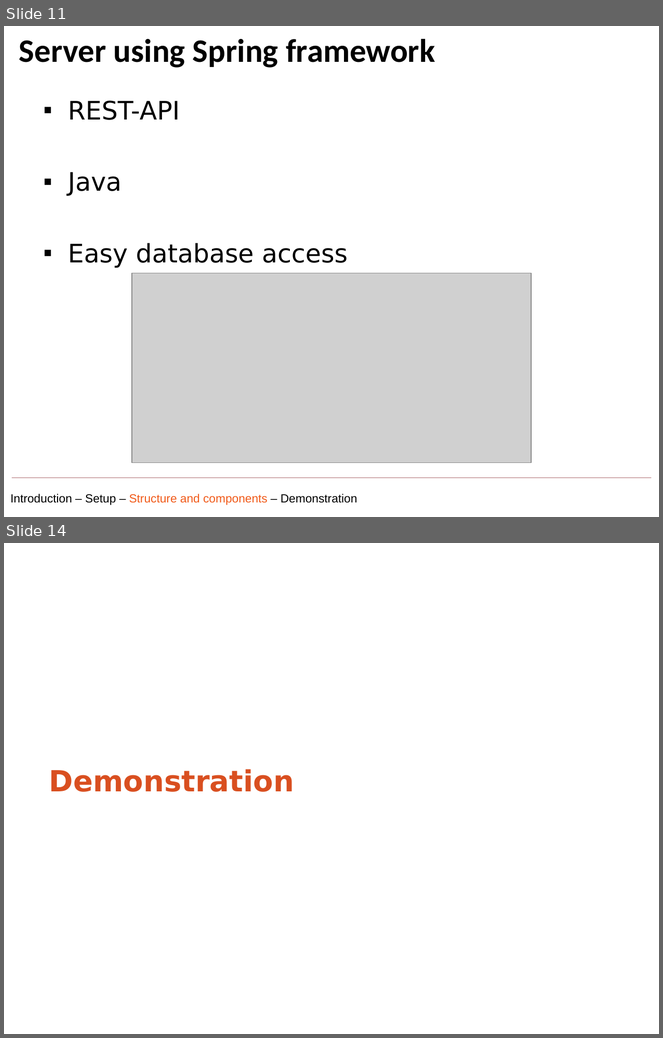
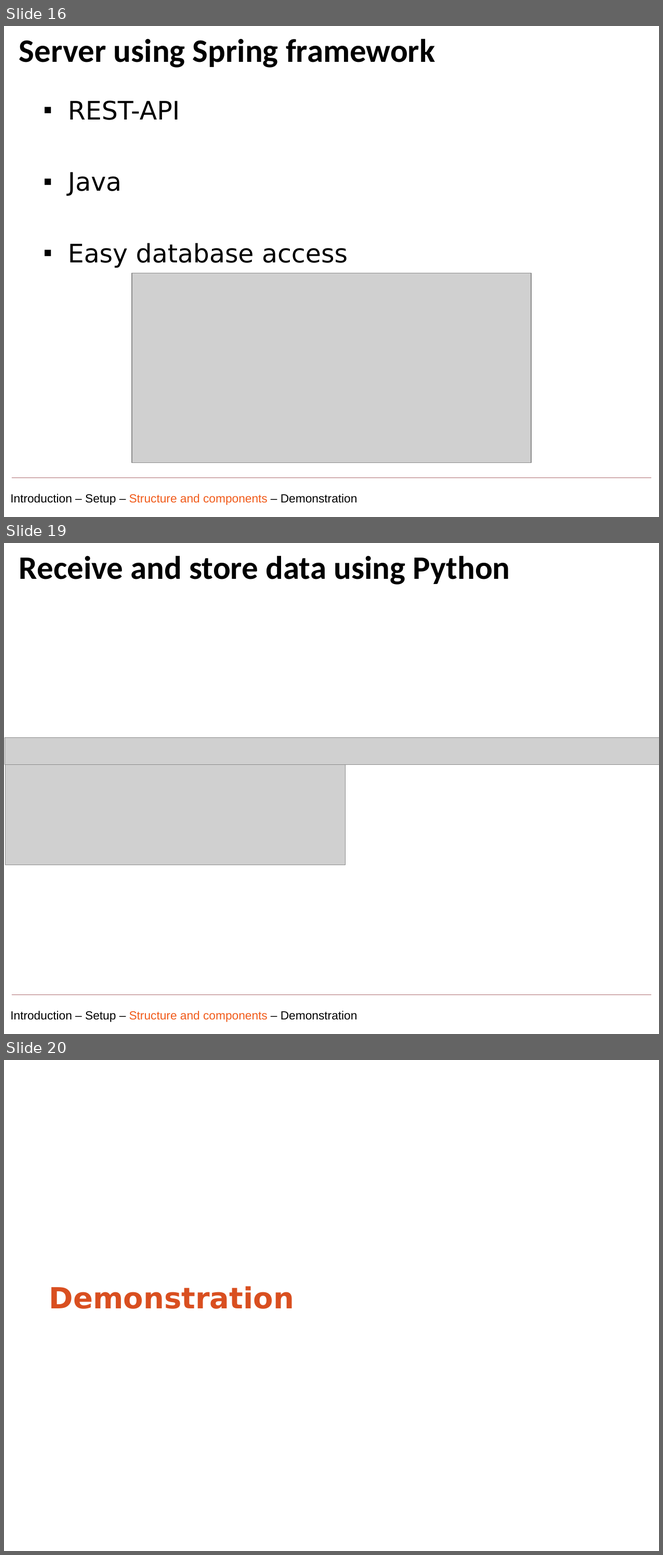
Before and after one commit to BrechtAchten/NETRF, a slide deck: Presentatie-project-IoT-using-MQTT.pptx. Shown one above the other, each under a label of ours: slides 11 and 14 before the commit, slides 16, 19 and 20 after it; the slides between them are not shown. The pictures are 663x1038 and 663x1555 pixels, drawn with LibreOffice and Linux fonts; fonts in the diff are those of the drawing; grey boxes stand for pictures; background and template pictures are left out. Boxes give left, top, right and bottom in pixels: in the first picture for what was removed or moved away, otherwise in the second. Text is boxed around its words. In the diff, an @@ line names an element or a change of style, - is before the commit and + after.

```diff
--- a/Presentatie-project-IoT-using-MQTT.pptx
+++ b/Presentatie-project-IoT-using-MQTT.pptx
@@ slide 19 added at (4,543,659,1034), background #FFFFFF; not listed: 1 template element that a slide beside it also shows @@
@@ title added at (19,555,510,585), 36 pt, text #000000, bold @@
+Receive and store data using Python
@@ picture added at (5,737,659,765) @@
@@ picture added at (6,762,345,865) @@
@@ text added at (10,1011,358,1022), 13 pt, text #000000 @@
+Introduction – Setup – Structure and components – Demonstration
@@ what was slide 11 is now slide 16 @@
@@ what was slide 14 is now slide 20 @@
```
Also in this commit, not shown: 3 slides changed, 5 other slides added, 4 other files.
